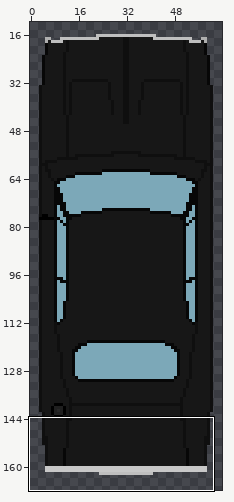
Pixel-art file: Assets/Sprites/charger67.ase. The picture above shows the old version from afar; the outline marks the close-up.
Close-up. The starting point:
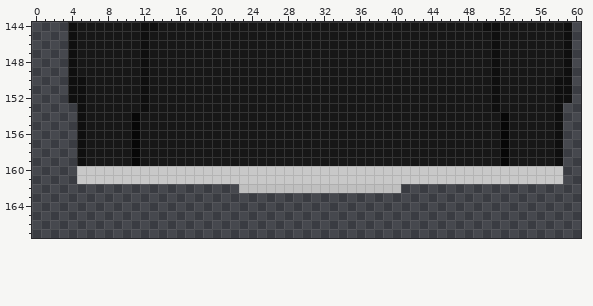
64x168 pixels, 1 frame. Shown: x 0..60, y 144..167. The wide view leaves out empty margins.
The same view after the edit:
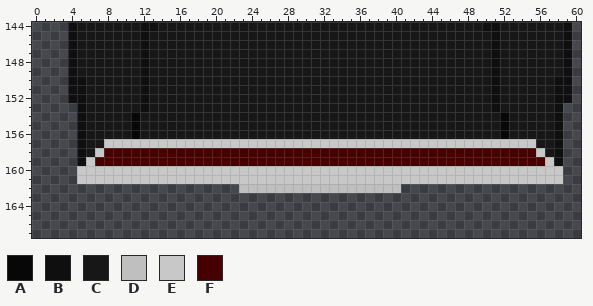
Palette (. is transparent): A #070707  B #0f0f0f  C #171717  D #bfbfbf  E #c8c8c8  F #470000
Message: feat(adjusted vehicle sprite,fixed camera follow)
What changed:
Layer "Layer 2":
Colour E replaces colour A in row 157 at x 11 and 52.
Colour E replaces colour C in row 157 at x 8 to 10, 12 to 51 and 53 to 55; in row 158 at x 7 and 56; in row 159 at x 6 and 57.
Colour F replaces colour A in rows 158 to 159 at x 11 and 52.
Colour F replaces colour C in row 158 at x 8 to 10, 12 to 51 and 53 to 55; in row 159 at x 7 to 10, 12 to 51 and 53 to 56.
